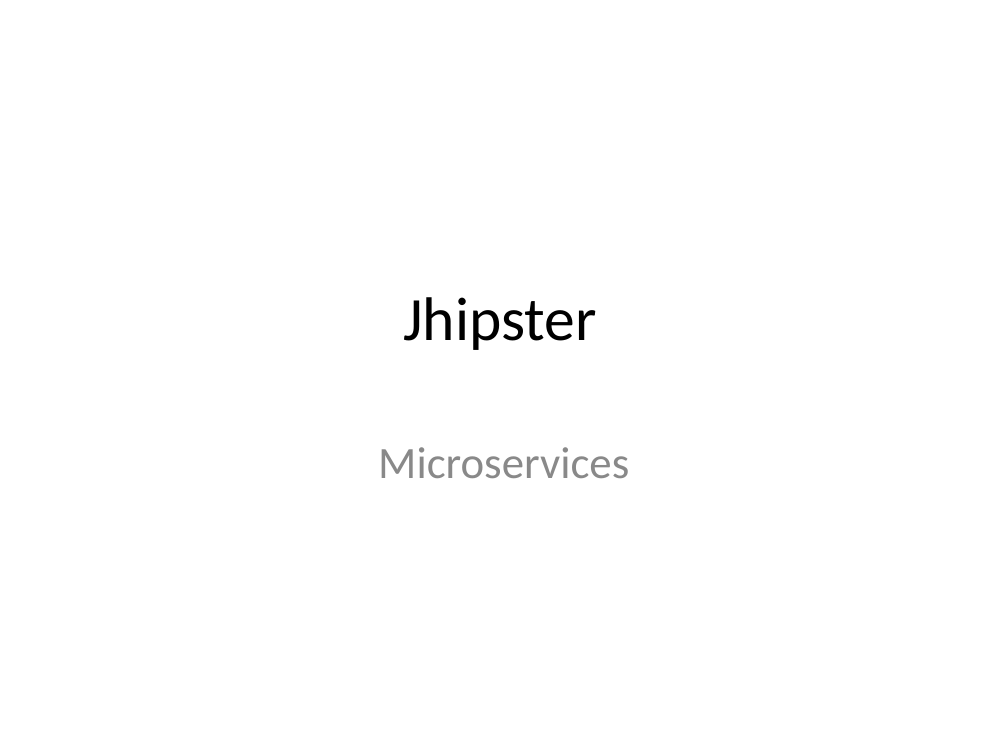
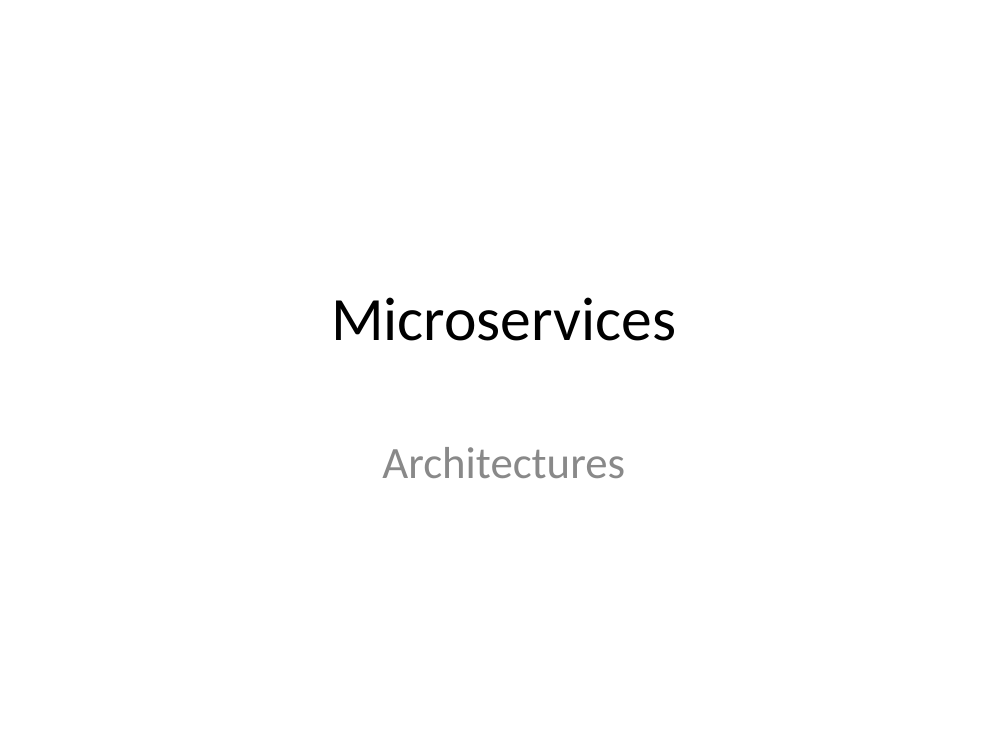
Before and after one commit to bobwares/training, a slide deck: slide 1 of presentations/Microservices Architecures.ppt. Drawn at 1008x756 pixels with LibreOffice and Linux fonts; fonts in the diff are those of the drawing. Boxes give left, top, right and bottom in pixels: in the first picture for what was removed or moved away, otherwise in the second. Text is boxed around its words. In the diff, an @@ line names an element or a change of style, - is before the commit and + after.

```diff
--- a/presentations/Microservices Architecures.ppt
+++ b/presentations/Microservices Architecures.ppt
@@ title "Microservices": place and size @@
-title "Microservices" at (378, 447, 629, 478)
+title "Microservices" at (331, 297, 676, 341)
@@ title "Microservices" at (331, 297, 676, 341): size 32 to 44 pt, text colour #898989 to #000000; less space between paragraphs; vertical alignment top to middle @@
@@ title removed at (403, 297, 597, 350) @@
-Jhipster
@@ subtitle added at (382, 447, 625, 478), 32 pt, text #898989 @@
+Architectures
```
Also in this commit, not shown: 2 other slides changed, 7 slides added, 1 slide removed.
